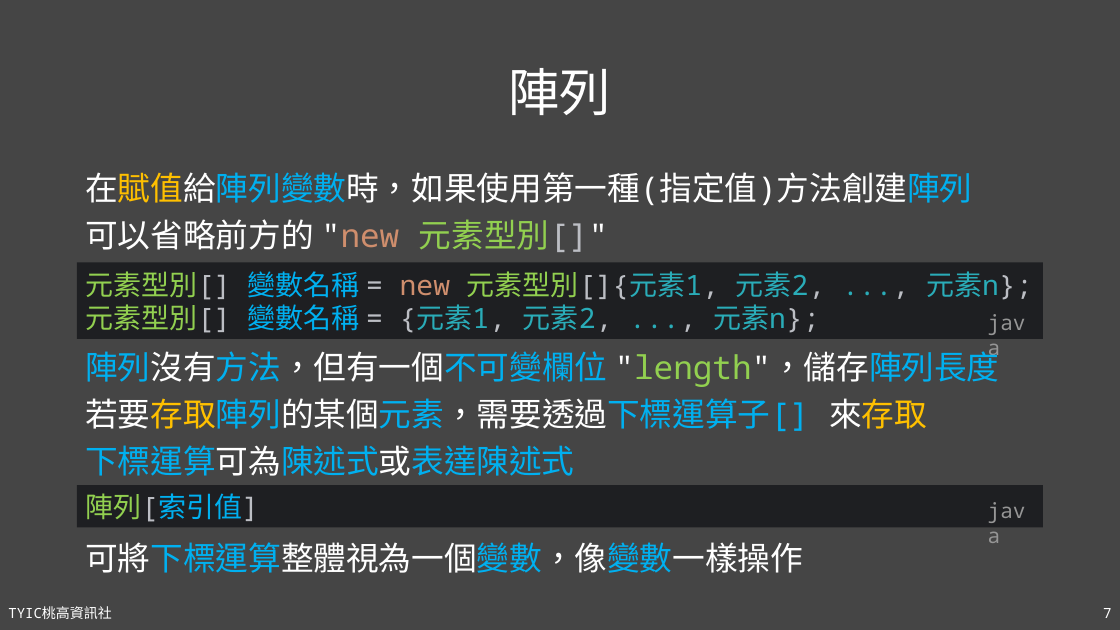
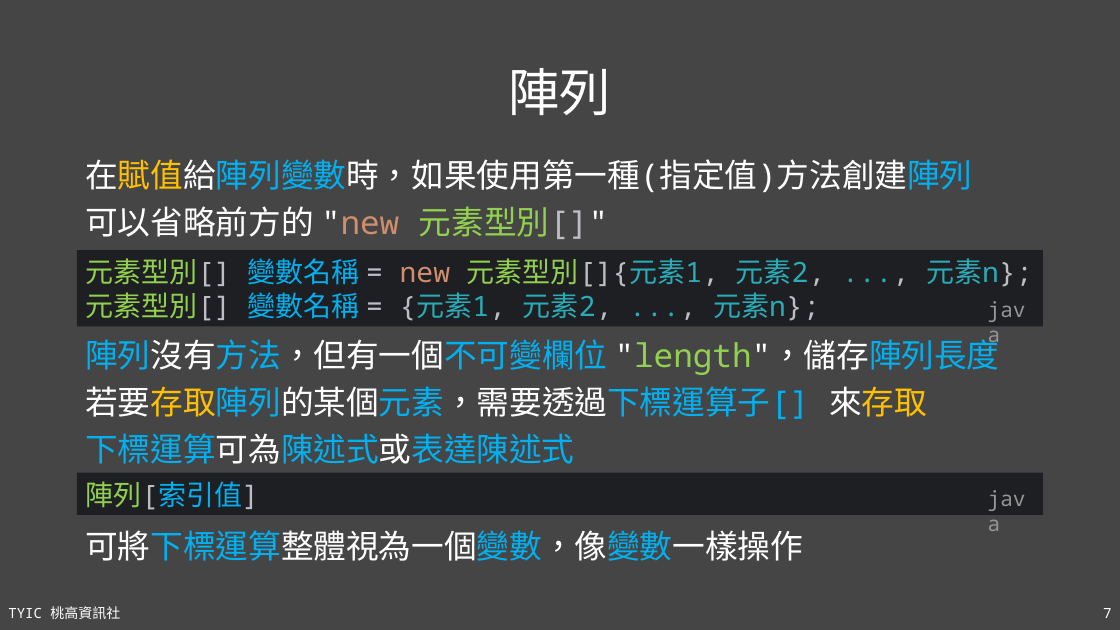
Before and after one commit to TYSHIC/slides, a slide deck: slide 7 of powerpoint/10_包裝類別與工具類別(1).pptx. Drawn at 1120x630 pixels with LibreOffice and Linux fonts; fonts in the diff are those of the drawing. Boxes give left, top, right and bottom in pixels: in the first picture for what was removed or moved away, otherwise in the second. Text is boxed around its words. In the diff, an @@ line names an element or a change of style, - is before the commit and + after.

```diff
--- a/powerpoint/10_包裝類別與工具類別(1).pptx
+++ b/powerpoint/10_包裝類別與工具類別(1).pptx
@@ 5 texts, 1 rectangle: place and size @@
-5 texts, 1 rectangle at [77,172,1044,573]
+5 texts, 1 rectangle at [77,159,1044,561]
@@ rectangle "陣列[索引值]": place and size @@
-rectangle "陣列[索引值]" at [77,485,1044,527]
+rectangle "陣列[索引值]" at [77,473,1044,515]
@@ text at [8,606,120,619]: spaces changed @@
-TYIC桃高資訊社
+TYIC 桃高資訊社
```
Also in this commit, not shown: 18 other slides changed, 2 slides removed, 35 other files.
